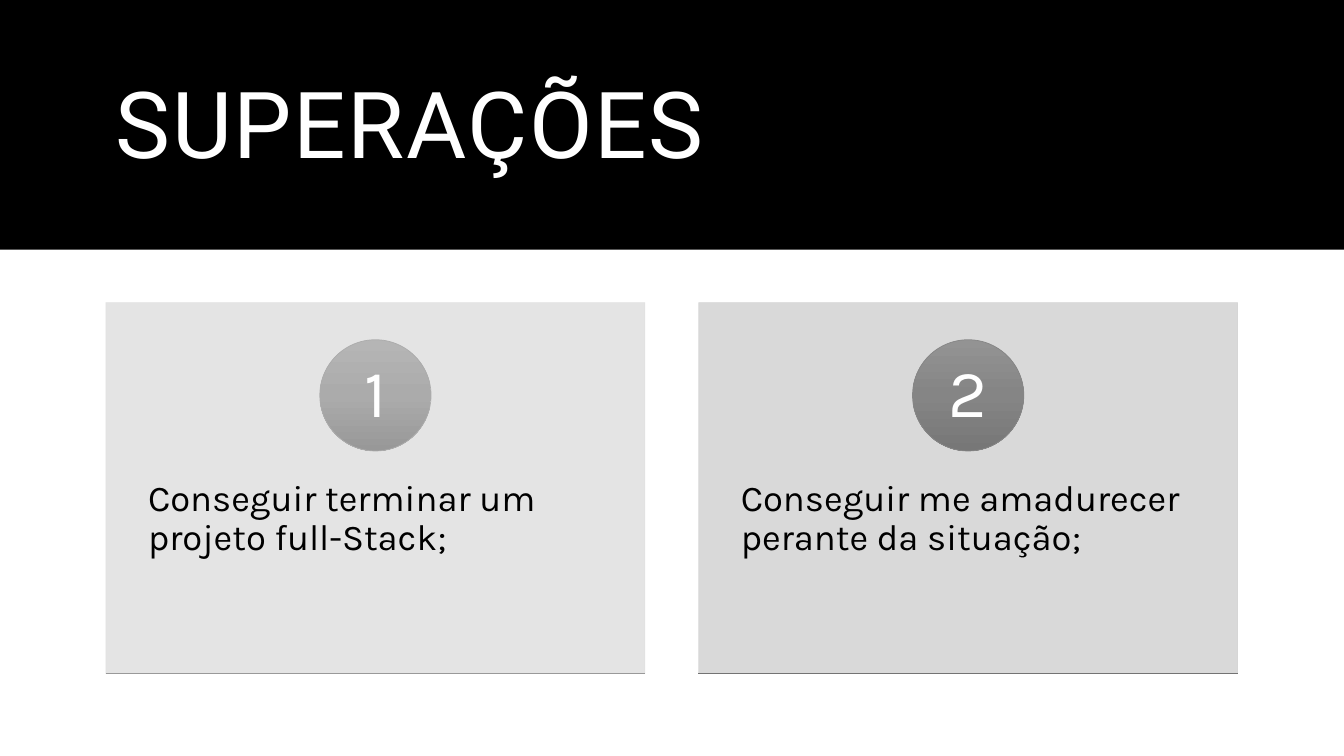
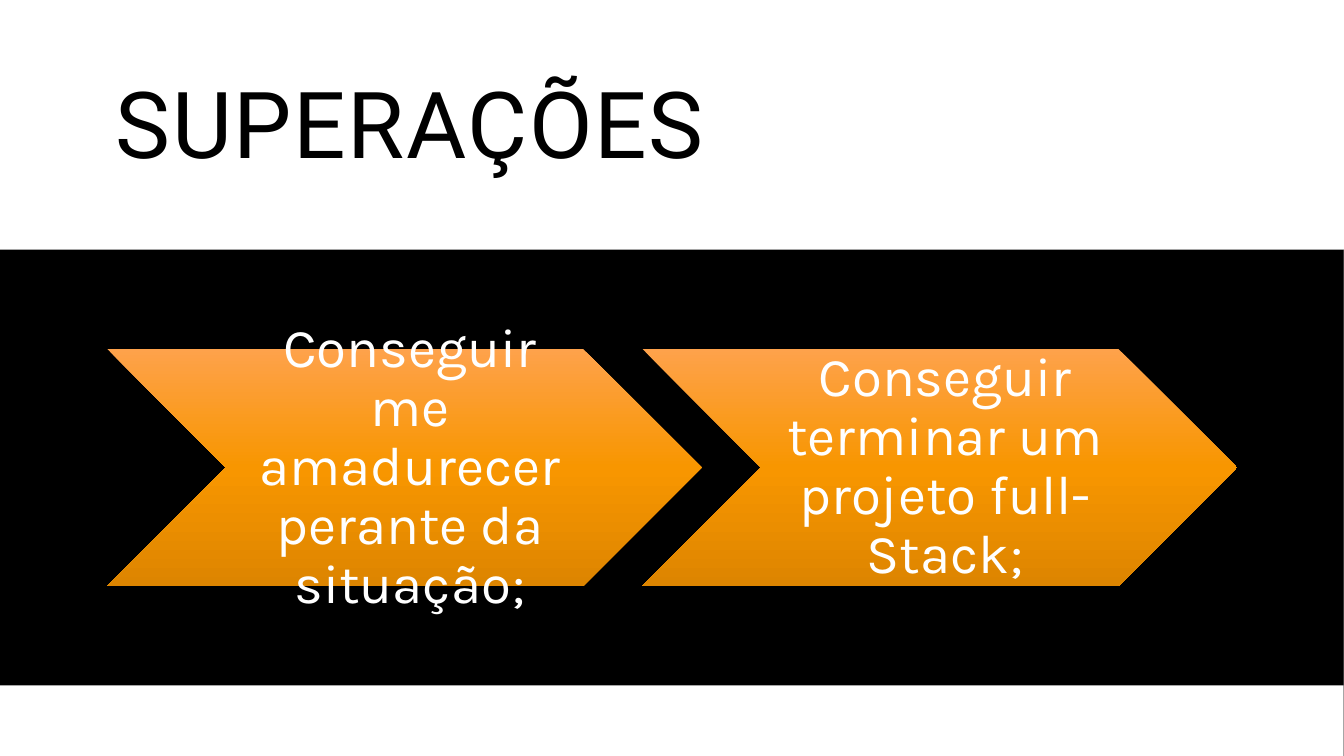
Before and after one commit to AntonioGoncalvesSousa/Projeto-Individual, a slide deck: slide 10 of Documentação/Documentação Proj.pptx. Drawn at 1344x756 pixels with LibreOffice and Linux fonts; fonts in the diff are those of the drawing. Boxes give left, top, right and bottom in pixels: in the first picture for what was removed or moved away, otherwise in the second. Text is boxed around its words. In the diff, an @@ line names an element or a change of style, - is before the commit and + after.

```diff
--- a/Documentação/Documentação Proj.pptx
+++ b/Documentação/Documentação Proj.pptx
@@ background #FFFFFF to #000000 @@
@@ rectangle added at bbox=[0, 0, 1344, 250], fill #FFFFFF @@
@@ title "SUPERAÇÕES" at bbox=[116, 75, 703, 178]: text colour #FFFFFF to #000000 @@
@@ rectangle: place and size @@
-rectangle at bbox=[0, 0, 1344, 250]
+rectangle at bbox=[0, 250, 1344, 686]
@@ text "Conseguir me amadurecer perante da ..." at bbox=[260, 318, 560, 616]: size 26 to 39 pt, text colour #000000 to #FFFFFF; alignment left to centre; more space between paragraphs; vertical alignment top to middle @@
@@ text "Conseguir me amadurecer perante da ...": place and size @@
-text "Conseguir me amadurecer perante da ..." at bbox=[741, 486, 1179, 559]
+text "Conseguir me amadurecer perante da ..." at bbox=[260, 318, 560, 616]
@@ chevron added at bbox=[107, 349, 702, 587], fill gradient #FEA34B to #F99700 to #DD8600 @@
@@ chevron added at bbox=[642, 349, 1237, 587], fill gradient #FEA34B to #F99700 to #DD8600 @@
@@ text "Conseguir terminar um projeto full-Stack;": place and size @@
-text "Conseguir terminar um projeto full-Stack;" at bbox=[148, 486, 535, 559]
+text "Conseguir terminar um projeto full-Stack;" at bbox=[787, 347, 1103, 579]
@@ text "Conseguir terminar um projeto full-Stack;" at bbox=[787, 347, 1103, 579]: size 26 to 39 pt, text colour #000000 to #FFFFFF; alignment left to centre; more space between paragraphs; vertical alignment top to middle @@
@@ group removed at bbox=[106, 302, 1238, 674]: 4 rectangles, 2 ellipses, 2 texts @@
-1
-2
```
Also in this commit, not shown: 2 other slides changed, 1 slide added, 1 slide removed, 6 other files.
